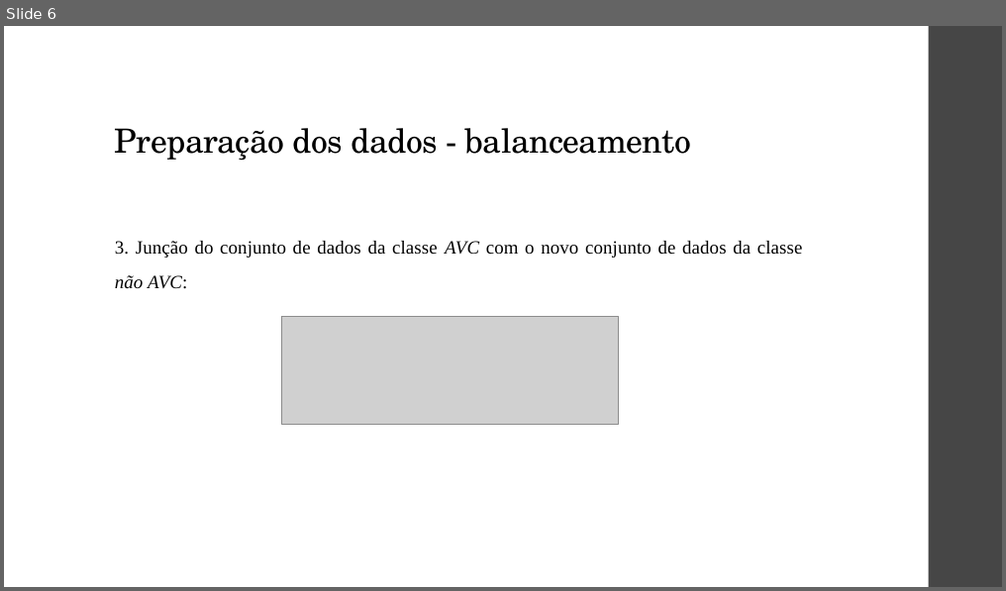
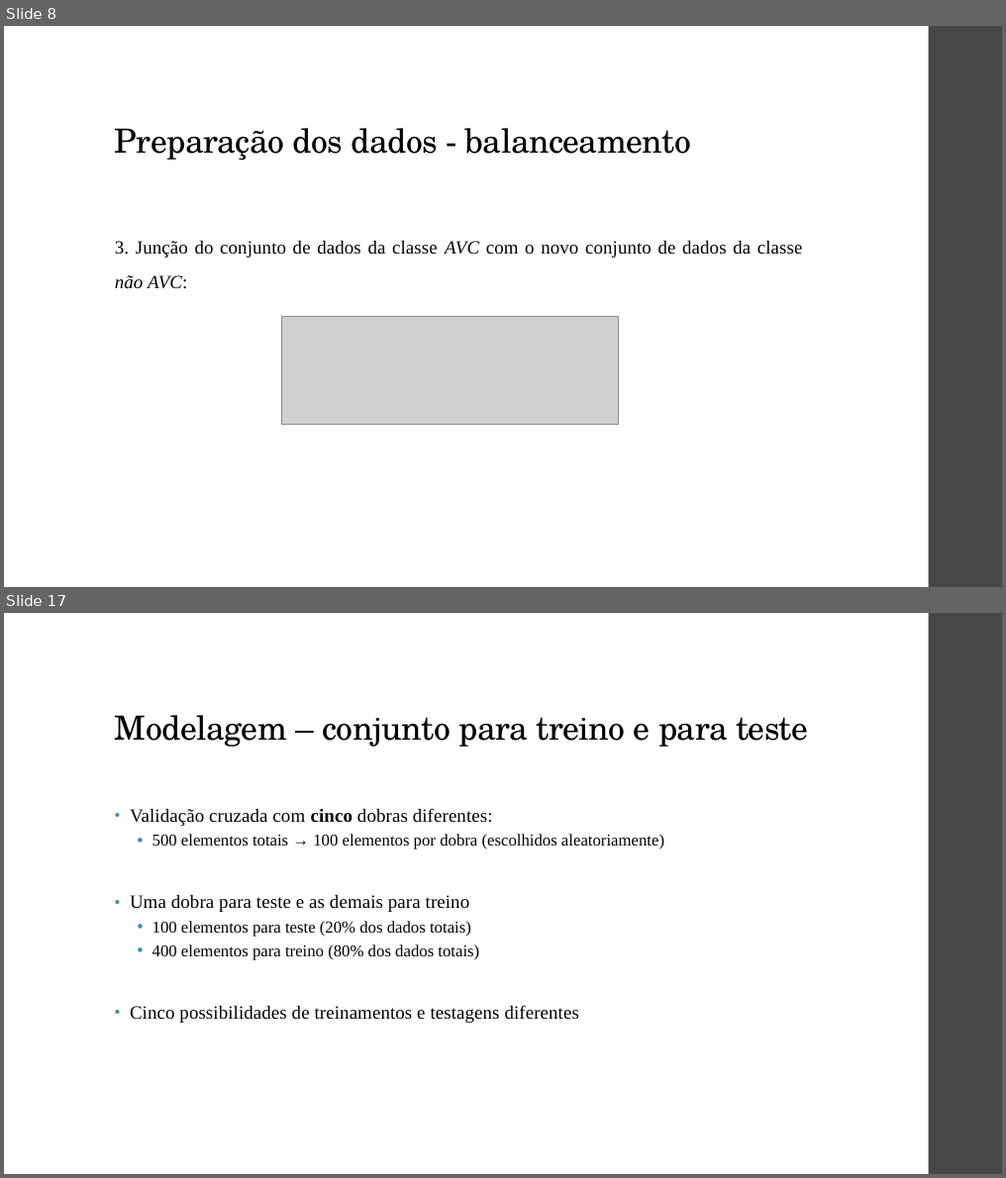
Before and after one commit to ViniPilan/avc-modeling, a slide deck: apresentação.pptx. Shown one above the other, each under a label of ours: slide 6 before the commit, slides 8 and 17 after it; the slides between them are not shown. The pictures are 1006x591 and 1006x1178 pixels, drawn with LibreOffice and Linux fonts; fonts in the diff are those of the drawing; grey boxes stand for pictures. Boxes give left, top, right and bottom in pixels: in the first picture for what was removed or moved away, otherwise in the second. Text is boxed around its words. In the diff, an @@ line names an element or a change of style, - is before the commit and + after.

```diff
--- a/apresentação.pptx
+++ b/apresentação.pptx
@@ slide 17 added at box(4, 613, 1002, 1174), background #FFFFFF; not listed: 1 template element that a slide beside it also shows @@
@@ title added at box(115, 715, 808, 747), 32 pt, text #000000 @@
+Modelagem – conjunto para treino e para teste
@@ text added at box(130, 808, 664, 1023), 16 pt, text #000000 @@
+• Validação cruzada com cinco dobras diferentes:
+  • 500 elementos totais → 100 elementos por dobra (escolhidos aleatoriamente)
+• Uma dobra para teste e as demais para treino
+  • 100 elementos para teste (20% dos dados totais)
+  • 400 elementos para treino (80% dos dados totais)
+• Cinco possibilidades de treinamentos e testagens diferentes
@@ what was slide 6 is now slide 8 @@
```
Also in this commit, not shown: 3 slides changed, 11 other slides added.
